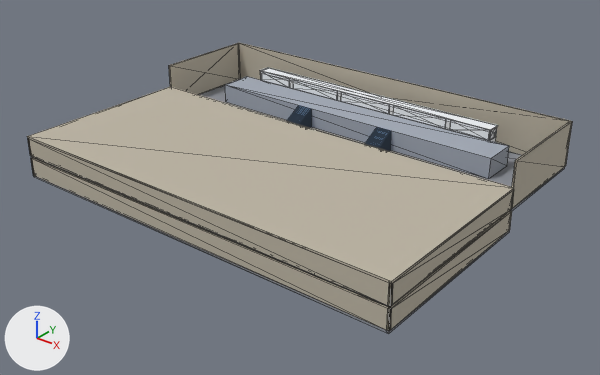
The glTF model tokyo-station-chase/games/tokyo-station/public/levels/tokyo_station.glb, before and after one commit.
Rendered twice from a camera (50 mm lens) standing at (111.9, -101.5, 79.0) and looking at (3.4, 34.0, -5.1). The lights are fixed; the arrows at lower left show +X, +Y and +Z. The older version comes first. Mesh edges are drawn as thin lines on the coarser meshes.

The first picture shows 'b1-floor', 'b1-wall-e', 'b1-wall-s', 'conc-roof', 'conc-wall-e', 'conc-wall-s', 'hall-floor', 'hall-wall-e', 'hall-wall-n', 'hall-wall-w', 'platform-14', 'train-roof' and 9 more.
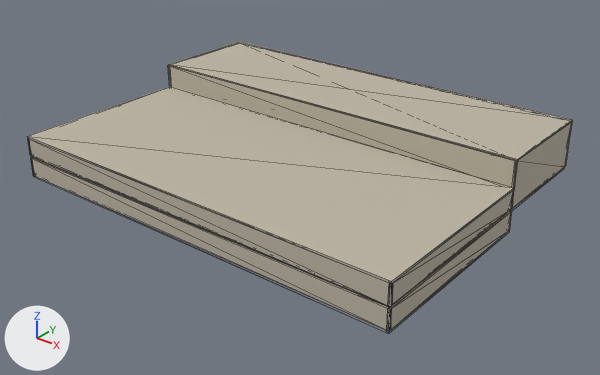
Where the change shows, as pixel boxes (x1, y1, x2, y2) in the pictures (600 x 375 px):
'hall-roof', added
    after: (169, 42, 573, 161)
'hall-wall-s-upper', added
    after: (168, 65, 518, 189)
'platform-14', unchanged, covered by the edit
    before: (225, 77, 509, 179)
'hall-wall-n', unchanged, covered by the edit
    before: (239, 43, 572, 166)
    after: (565, 123, 572, 166)
'hall-wall-w', unchanged, covered by the edit
    before: (169, 43, 240, 95)
'train-roof', unchanged, covered by the edit
    before: (260, 67, 498, 130)

The change, as a diff of the scene's bpy script:
```diff
--- a/tokyo-station-chase/games/tokyo-station/public/levels/tokyo_station.glb.py
+++ b/tokyo-station-chase/games/tokyo-station/public/levels/tokyo_station.glb.py
@@ me_hall_wall_s_upper @@
+me_hall_wall_s_upper.from_pydata(...)  # a box spanning x -50.5..50.5, y -0.3..0.3, z -3.2..3.2
+me_hall_wall_s_upper.materials.append(mat_wall)  # grey #bdb5a4
@@ me_hall_roof @@
+me_hall_roof.from_pydata(...)  # a box spanning x -50.5..50.5, y -14.0..14.0, z -0.2..0.2
+me_hall_roof.materials.append(mat_wall)  # grey #bdb5a4
@@ ob_hall_wall_s_upper @@
+ob_hall_wall_s_upper = bpy.data.objects.new('hall-wall-s-upper', me_hall_wall_s_upper)
+ob_hall_wall_s_upper.location = (0.0, 45.0, 7.8)
@@ ob_hall_roof @@
+ob_hall_roof = bpy.data.objects.new('hall-roof', me_hall_roof)
+ob_hall_roof.location = (0.0, 59.0, 11.2)
```
